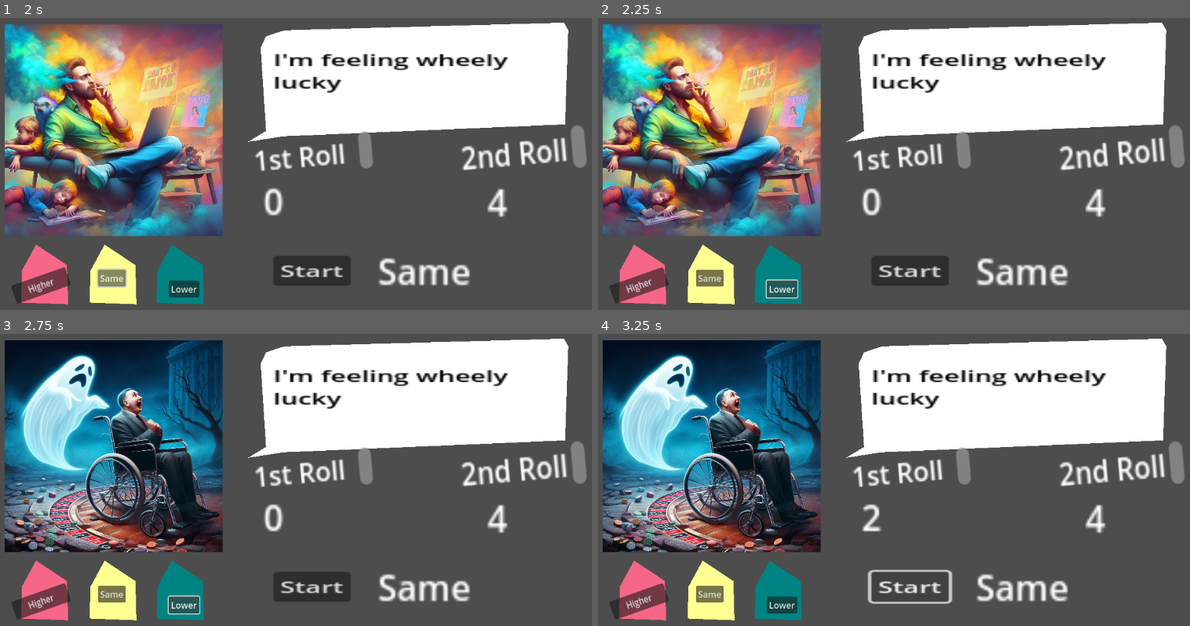
Above: before the commit, frames 1-4 (two rows, left to right).
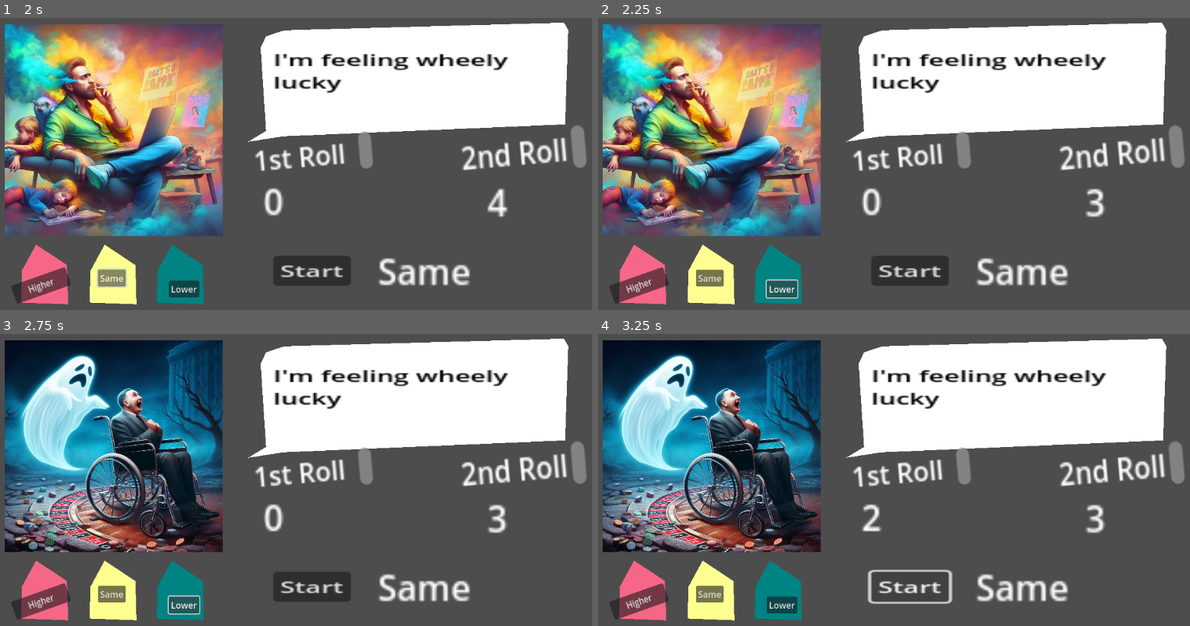
Above: after the commit, the same moments.

Repository: daoslies/TeamGame
Game: Godot game, scene res://Scenes/PlayScreen.tscn
Same seed, same stepped clock (60 frames per second), same inputs: the game is played once before the commit and once after it.
Inputs:
- Up to frame 1 (2 s): click "Higher" at 0.5 s; click "Same" at 1.25 s
- Up to frame 2 (2.25 s): click "Lower" at 2 s
- Up to frame 3 (2.75 s): no input
- Up to frame 4 (3.25 s): click "Start" at 2.75 s

Frame 1 is identical in both runs. In frame 2, 0.2% of the frame differs, in the area x 82-86%, y 58-69%; in frame 3, 0.2%; in frame 4, 0.2%.

Commit message:
All_guess_buttons
all the guess buttons now trigger a dice roll. displayed on screen.

Diff:
--- a/Game/Scenes/2stRoll.gd
+++ b/Game/Scenes/2stRoll.gd
@@ -23,7 +23,7 @@
 func _on_higher_pressed():
 	var Character = get_node("/root/GetCharacter")
 
-	print('clicked')
+	print('clicked_higher_2stRoll')
 
 	var DiceSize = Character.personify.DiceSize
 
@@ -34,3 +34,32 @@
 
 	### Time delay between roll and reveal.
 	pass # Replace with function body.
+
+func _on_lower_pressed():
+	var Character = get_node("/root/GetCharacter")
+
+	print('clicked_lower')
+
+	var DiceSize = Character.personify.DiceSize
+
+		# rand num generator
+	var rand_num_gen = RandomNumberGenerator.new()
+	var randum_num = str(int(rand_num_gen.randf_range(1, DiceSize)))
+	text = str(randum_num)
+
+	### Time delay between roll and reveal.
+	pass # Replace with function body.
+
+
+func _on_same_pressed():
+	var Character = get_node("/root/GetCharacter")
+
+	print('clicked_lower')
+
+	var DiceSize = Character.personify.DiceSize
+
+		# rand num generator
+	var rand_num_gen = RandomNumberGenerator.new()
+	var randum_num = str(int(rand_num_gen.randf_range(1, DiceSize)))
+	text = str(randum_num)
+	pass # Replace with function body.
--- a/Game/Scenes/PlayScreen.tscn
+++ b/Game/Scenes/PlayScreen.tscn
@@ -177,8 +177,10 @@
 [connection signal="pressed" from="Buttons/Node2D/Higher" to="Rolls/DidYaWin" method="_on_higher_pressed"]
 [connection signal="pressed" from="Buttons/Node2D/Same" to="." method="_on_button_2_pressed"]
 [connection signal="pressed" from="Buttons/Node2D/Same" to="." method="_on_same_pressed"]
+[connection signal="pressed" from="Buttons/Node2D/Same" to="Rolls/2stRoll" method="_on_same_pressed"]
 [connection signal="pressed" from="Buttons/Node2D/Lower" to="." method="_on_lower_pressed"]
 [connection signal="pressed" from="Buttons/Node2D/Lower" to="." method="_on_button_pressed"]
+[connection signal="pressed" from="Buttons/Node2D/Lower" to="Rolls/2stRoll" method="_on_lower_pressed"]
 [connection signal="pressed" from="Buttons/Start/Button" to="Buttons/Start" method="_on_button_pressed"]
 [connection signal="pressed" from="Buttons/Start/Button" to="Rolls/1stRoll" method="_on_button_pressed"]
 [connection signal="ready" from="Rolls/1stRoll" to="Buttons/Start" method="_on_st_roll_ready"]
